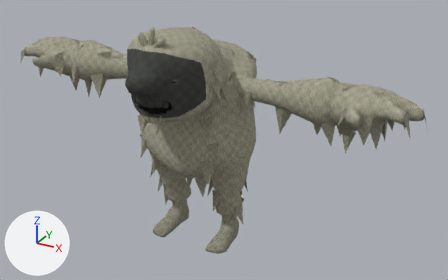
An edit to the glTF model public/assets/models/circuits/kits/yeti.glb, drawn before and after from the same camera.
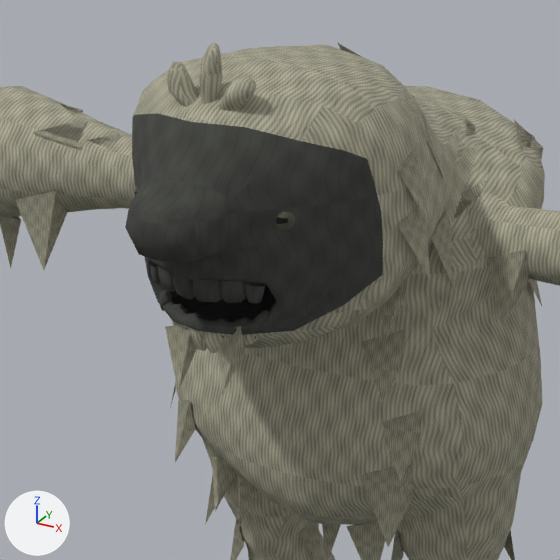
Old and new are each drawn whole from a 50 mm camera at (3.83, -6.09, 4.57) aimed at (0.43, 0.08, 1.49) and again close up on the part from 19% to 58% of the width and 5% to 68% of the height. Arrows for +X, +Y and +Z are at lower left; the lights stay in place. The older version's two pictures come first. Where no turn or scale is listed for an object, it has been applied to the vertices. Vertices at exactly the same position are counted once.

In view in the first close-up: 'Yeti', 'yeti-weighted-shag'.
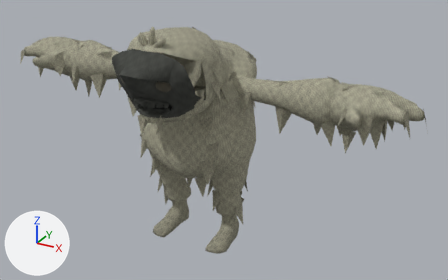
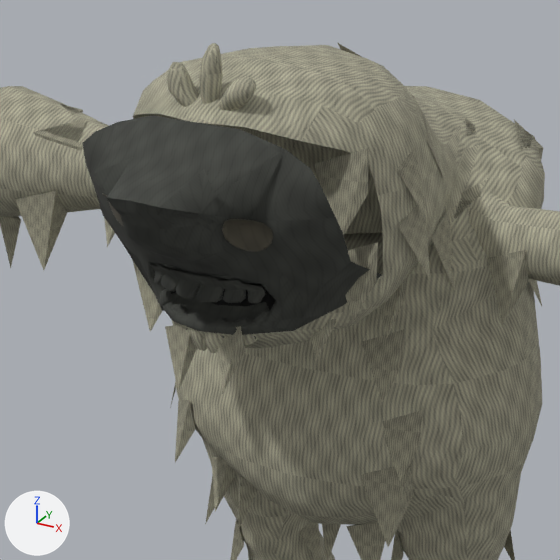
Pixel boxes (x1, y1, x2, y2) of what changed, in the close-ups (560 x 560 px; the box of a moved part takes in the faces that stretch with it):
part 1 of me_cube_059, moved or reshaped
    before: (131, 113, 383, 330)
    after: (83, 115, 382, 330)
part 2 of me_cube_059, recoloured
    before: (125, 190, 244, 289)
    after: (107, 198, 257, 298)
part 3 of me_cube_059, recoloured
    before: (171, 284, 270, 323)
    after: (151, 262, 270, 323)
part 4 of me_yeti_opaque_weighted_shag, added
    after: (311, 319, 336, 361)
part 5 of me_yeti_opaque_weighted_shag, added
    after: (104, 123, 378, 331)

Edits to the bpy script that builds the scene:
```text
Change me_cube_059:
    used by ob_yeti; location = (0.0, 0.0, 0.013)
    remove me_cube_059.from_pydata(...)  # 3066 vertices, 5878 faces; spans x -2.76..2.76, y -1.13..0.9, z -0.01..3.01
    add me_cube_059.from_pydata(...)  # 3113 vertices, 5878 faces; spans x -2.76..2.76, y -1.21..0.9, z -0.01..3.01
    me_cube_059 part 1: 344 vertices moved from x -0.34..0.33, y -1.13..-0.64, z 2.18..2.6 to x -0.34..0.34, y -1.21..-0.8, z 2.18..2.6; 235 vertices removed from x -0.44..0.44, y -0.93..-0.61, z 2.18..2.68; 240 vertices added at x -0.52..0.52, y -1.08..-0.71, z 2.18..2.77
    me_cube_059 part 2: 217 kept faces spanning x -0.34..0.34, y -1.21..-0.71, z 2.15..2.6 get new vertex colours; the middle colour goes from white #fbfaf7 to white #fcfcf9
    me_cube_059 part 3: 28 faces spanning x -0.25..0.25, y -0.87..-0.69, z 2.05..2.24 switch from mat_round_two_yeti_eye_and_mouth_shadow to mat_round_two_yeti_dark_face
    other edits to the shape of me_cube_059 do not show in these pictures
Change me_yeti_opaque_weighted_shag:
    used by ob_yeti_weighted_shag; location = (0.0, 0.0, 0.013)
    remove me_yeti_opaque_weighted_shag.from_pydata(...)  # 448 vertices, 448 faces; spans x -2.72..2.81, y -0.89..0.94, z 0.16..2.86
    add me_yeti_opaque_weighted_shag.from_pydata(...)  # 476 vertices, 476 faces; spans x -2.72..2.81, y -0.89..0.94, z 0.16..2.86
    me_yeti_opaque_weighted_shag part 4: the loose piece of 4 vertices spanning x 0.08..0.2, y -0.25..-0.18, z 1.94..2.17 is copied, and the copy is moved by (0.19, -0.42, -0.03); it spans x 0.27..0.39, y -0.67..-0.6, z 1.91..2.14
    me_yeti_opaque_weighted_shag part 5
    24 vertices are added at x -0.61..0.54, y -0.67..-0.56, z 1.87..2.7
    24 new faces join them
```
